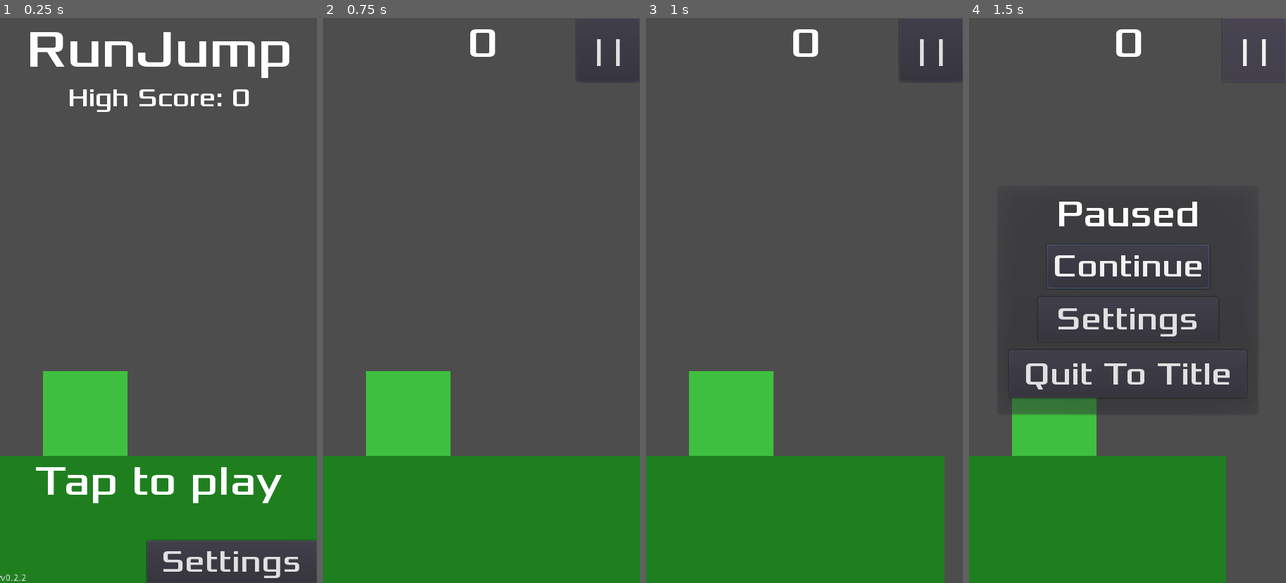
Above: before the commit, frames 1-4 (left to right).
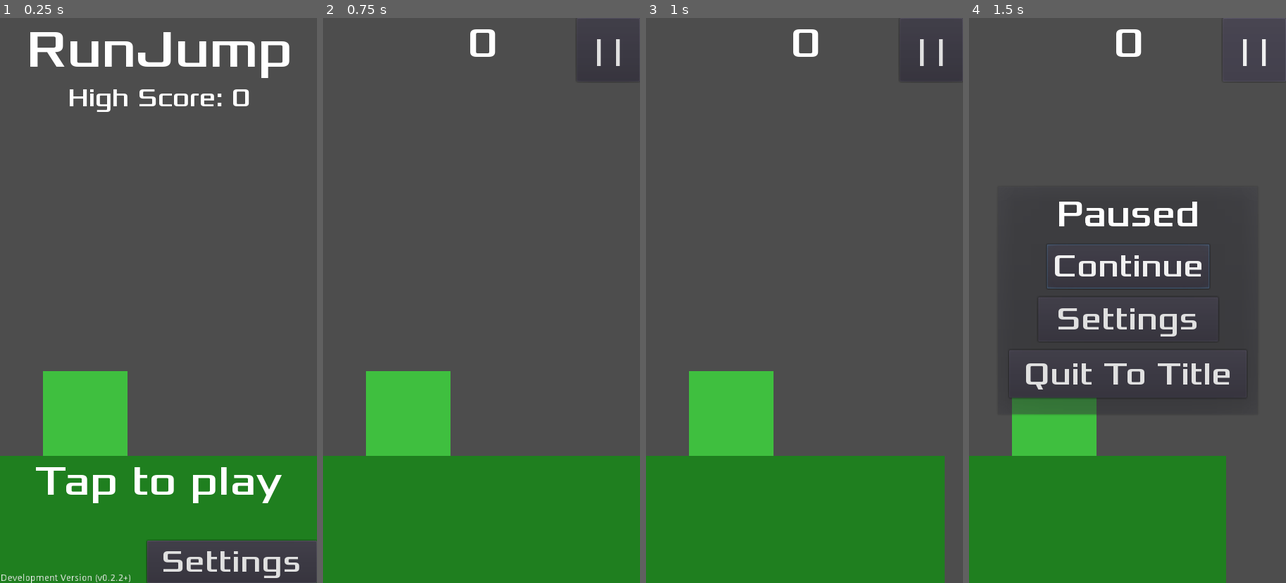
Above: after the commit, the same moments.

Repository: tomas7770/RunJump
Game: Godot game, scene res://scenes/Title.tscn
Two runs of this game, one before a commit and one after it. Both use one fixed random seed, a clock stepped at 60 frames per second and the inputs below.
Inputs (mouse positions are in pixels of both pictures, inside the frame that each line leads up to):
- Up to frame 1 (0.25 s): no input
- Up to frame 2 (0.75 s): tap Enter at 0.5 s; move the mouse to (551, 272) at 0.52 s; click (551, 272) at 0.67 s
- Up to frame 3 (1 s): no input
- Up to frame 4 (1.5 s): click "| |" at 1.25 s

The runs differ from the first frame. In frame 1, 0.2% of the frame differs, in the area x 0-42%, y 98-100%; in frame 2, nothing differs; in frame 3, nothing differs; in frame 4, nothing differs.

Commit message:
Changed game version string to reflect development of new version

Diff:
--- a/scenes/GlobalVariables.gd
+++ b/scenes/GlobalVariables.gd
@@ -1,6 +1,6 @@
 extends Node
 
-const GAME_VERSION = "v0.2.2"
+const GAME_VERSION = "Development Version (v0.2.2+)"
 var high_score = 0 setget highscore_set, highscore_get # Data ID 0
 var sound_mute = false setget mute_set, mute_get # Data ID 1
 var sound_shift = false setget sfxshift_set, sfxshift_get # Data ID 2
Not shown, changed: export_presets.cfg
